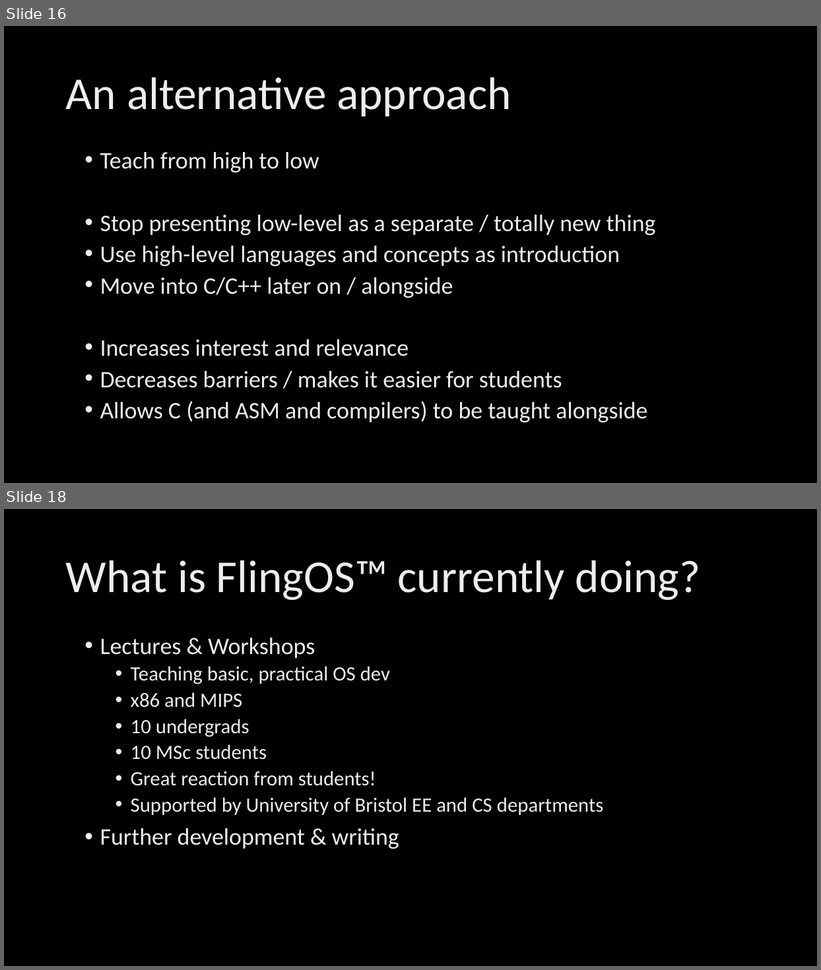
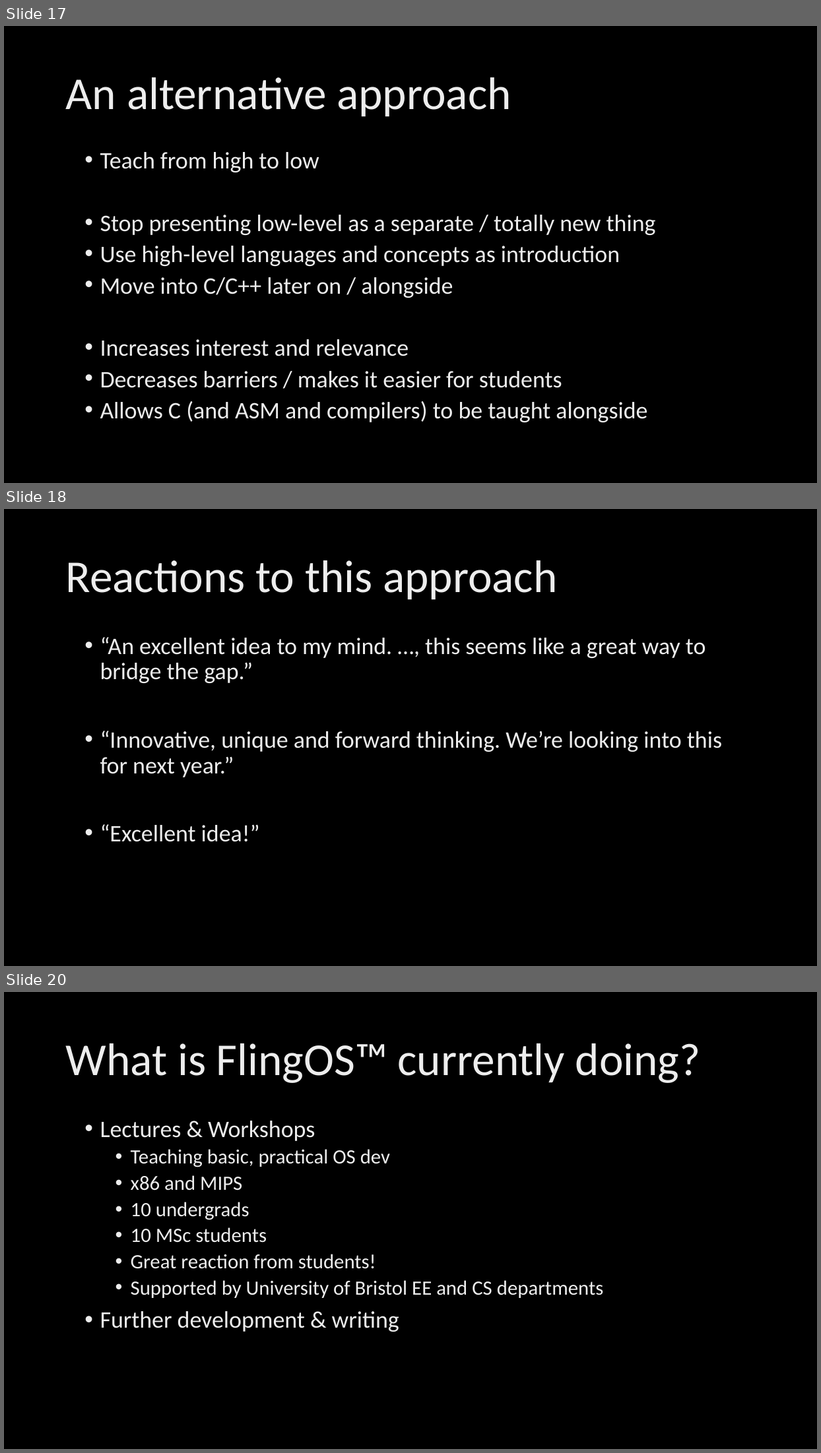
Before and after one commit to FlingOS/FlingOS, a slide deck: Documentation/Presentations/ACCU/How low can you go.pptx. Shown one above the other, each under a label of ours: slides 16 and 18 before the commit, slides 17, 18 and 20 after it; the slides between them are not shown. The pictures are 821x970 and 821x1453 pixels, drawn with LibreOffice and Linux fonts; fonts in the diff are those of the drawing; background and template pictures are left out. Boxes give left, top, right and bottom in pixels: in the first picture for what was removed or moved away, otherwise in the second. Text is boxed around its words. In the diff, an @@ line names an element or a change of style, - is before the commit and + after.

```diff
--- a/Documentation/Presentations/ACCU/How low can you go.pptx
+++ b/Documentation/Presentations/ACCU/How low can you go.pptx
@@ slide 18 added at [4,509,817,966], background picture (left out) @@
@@ title added at [66,560,557,599], 54 pt, text gradient #BFBFBF to #EDEDED to #FFFFFF @@
+Reactions to this approach
@@ text added at [100,637,722,842], 28 pt, text gradient #BFBFBF to #EDEDED to #FFFFFF @@
+• “An excellent idea to my mind. …, this seems like a great way to bridge the gap.”
+• “Innovative, unique and forward thinking. We’re looking into this for next year.”
+• “Excellent idea!”
@@ what was slide 16 is now slide 17 @@
@@ what was slide 18 is now slide 20 @@
```
Also in this commit, not shown: 4 slides changed, 1 other slide added.
